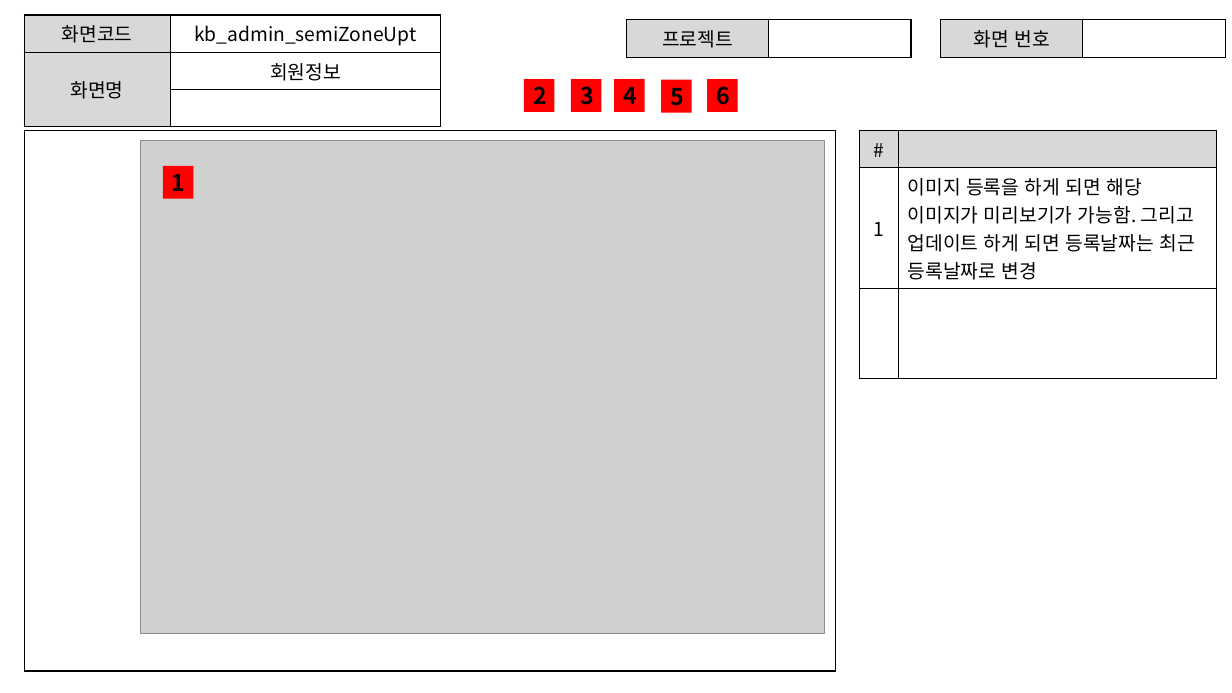
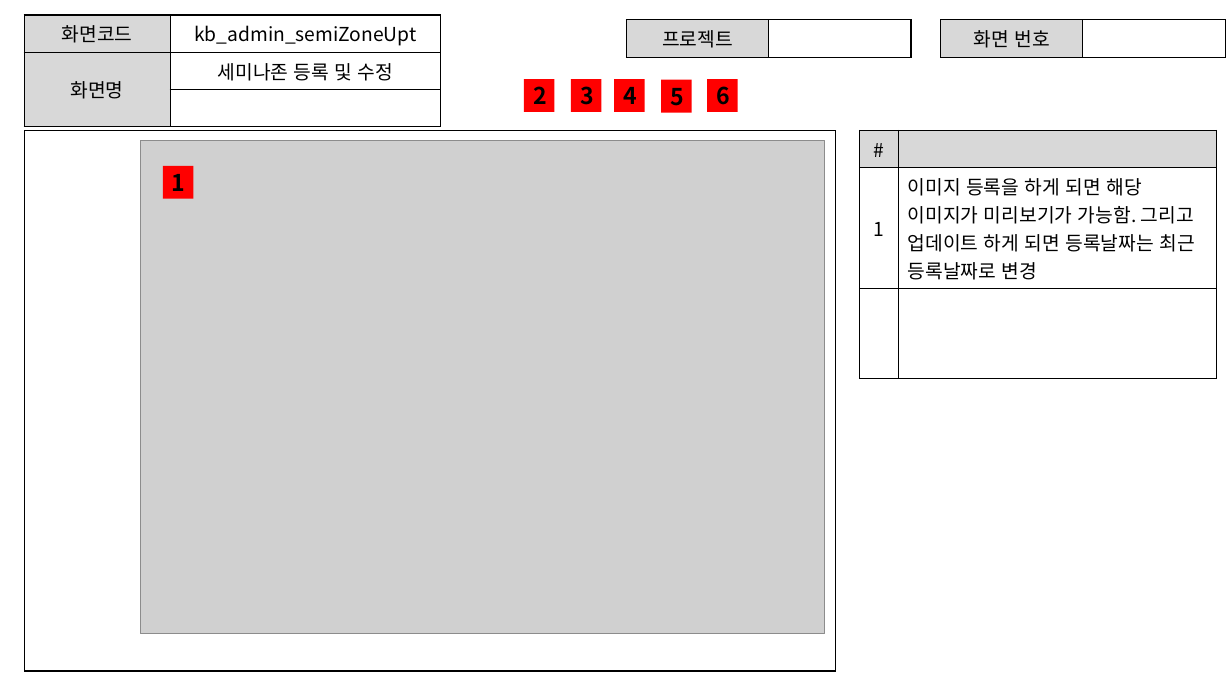
Before and after one commit to ezenteam2/e-Zone, a slide deck: slide 17 of 0 발표용 파워포인트/project05 - 파워포인트 종합 - 기범.pptx. Drawn at 1232x693 pixels with LibreOffice and Linux fonts; fonts in the diff are those of the drawing; grey boxes stand for pictures. Boxes give left, top, right and bottom in pixels: in the first picture for what was removed or moved away, otherwise in the second. Text is boxed around its words. In the diff, an @@ line names an element or a change of style, - is before the commit and + after.

```diff
--- a/0 발표용 파워포인트/project05 - 파워포인트 종합 - 기범.pptx
+++ b/0 발표용 파워포인트/project05 - 파워포인트 종합 - 기범.pptx
@@ table at (24, 15, 441, 112) @@
-row 2, column 2: 회원정보
+row 2, column 2: 세미나존 등록 및 수정
```
Also in this commit, not shown: 1 other slide changed, 2 other files.
